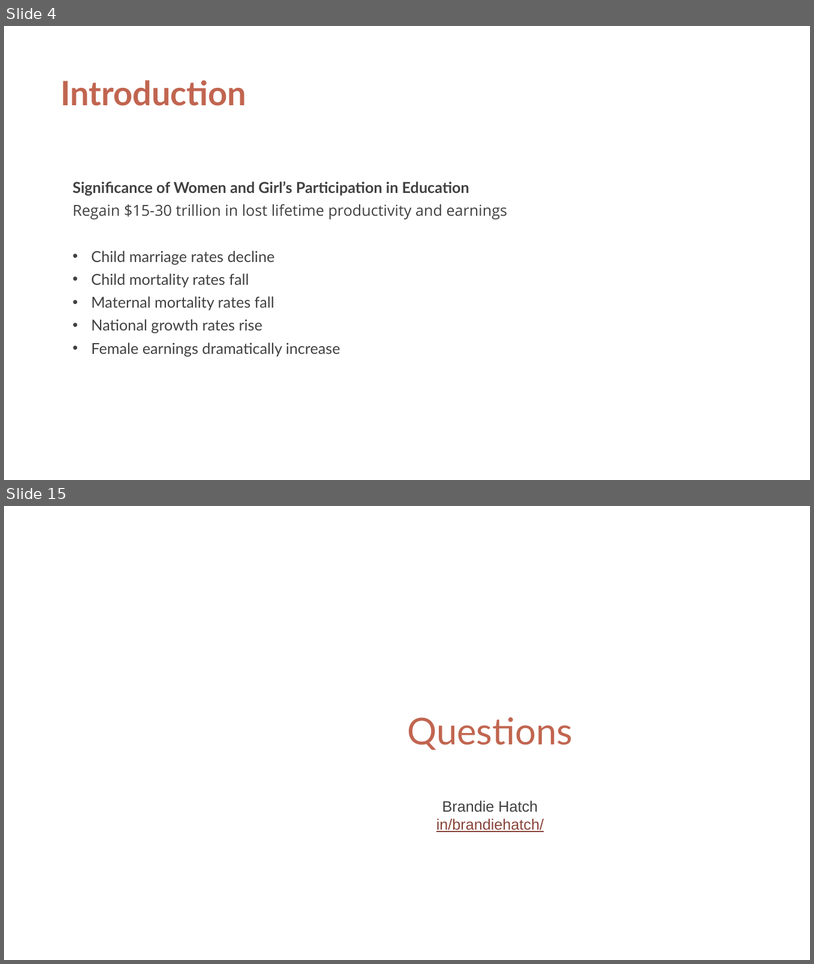
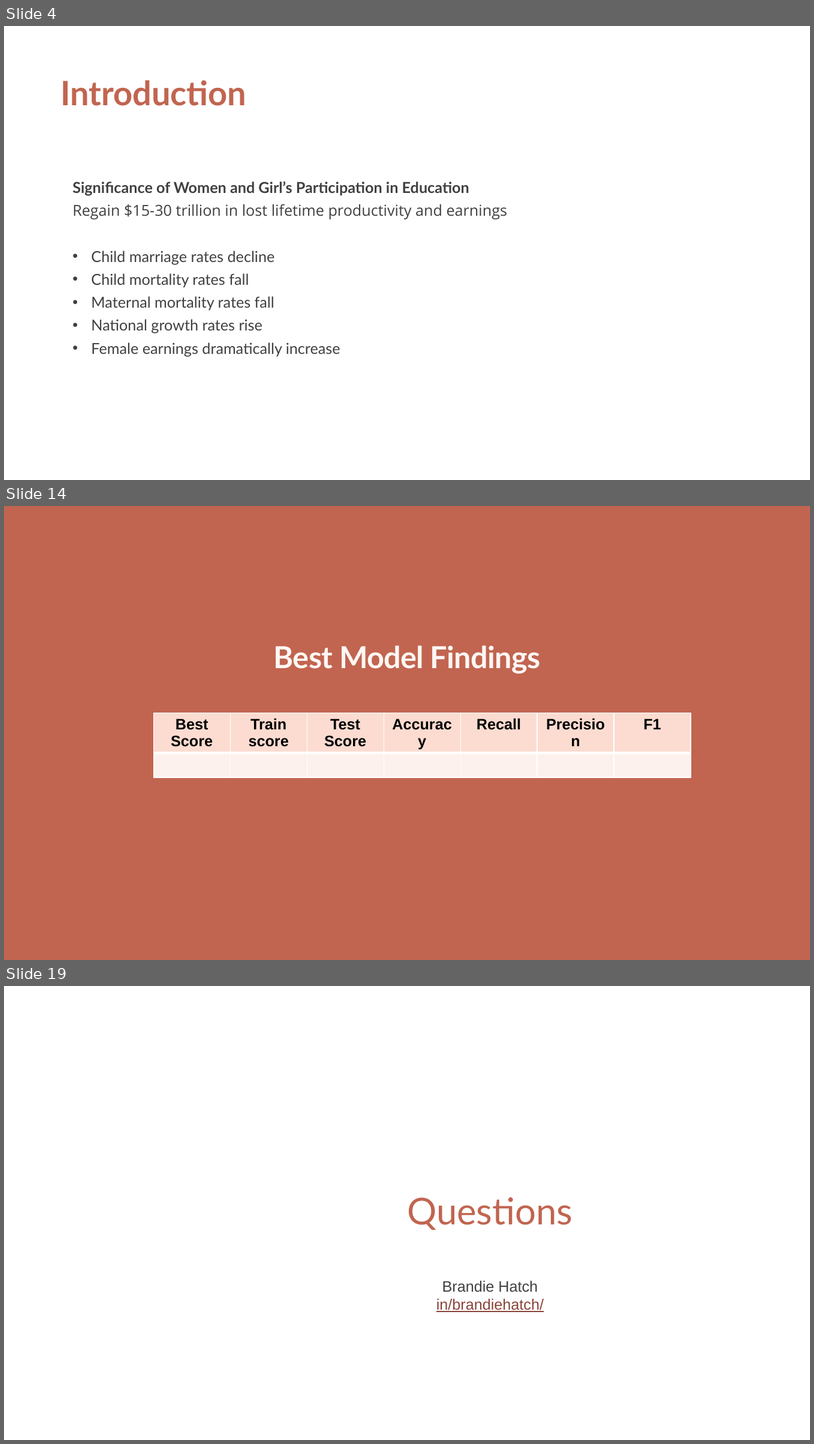
Before and after one commit to brandiehatch/capstone, a slide deck: capstone.pptx. Shown one above the other, each under a label of ours: slides 4 and 15 before the commit, slides 4, 14 and 19 after it; the slides between them are not shown. The pictures are 814x964 and 814x1444 pixels, drawn with LibreOffice and Linux fonts; fonts in the diff are those of the drawing; background and template pictures are left out. Boxes give left, top, right and bottom in pixels: in the first picture for what was removed or moved away, otherwise in the second. Text is boxed around its words. In the diff, an @@ line names an element or a change of style, - is before the commit and + after.

```diff
--- a/capstone.pptx
+++ b/capstone.pptx
@@ slide 14 added at (x1=4, y1=506, x2=810, y2=960), background #C16550 @@
@@ title added at (x1=274, y1=645, x2=540, y2=673), 36 pt, text #FEF7F4, bold @@
+Best Model Findings
@@ table added at (x1=153, y1=713, x2=691, y2=780), 2 rows, 7 columns @@
+Best Score | Train score | Test Score | Accuracy | Recall | Precision | F1
+ |  |  |  |  |  | 
@@ what was slide 15 is now slide 19 @@
```
Also in this commit, not shown: 3 slides changed, 9 other slides added, 6 slides removed, 12 other files.
